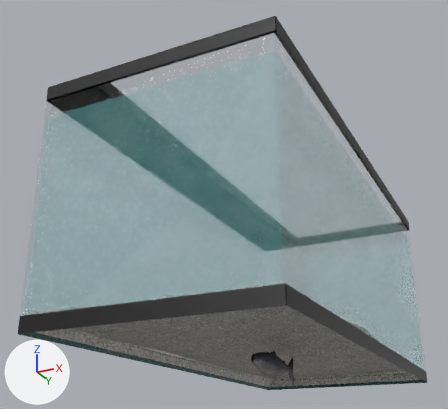
A saved change to the Blender file models/items/items.blend.
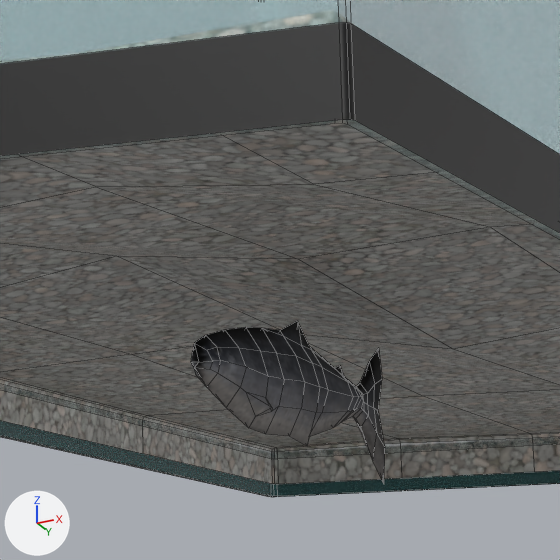
There are two pictures of each version: one whole from a 50 mm lens placed at (0.89, -2.195, -0.311), pointed at (-0.124, -0.167, 0.601), one close up on the part from 46% to 74% of the width and 68% to 99% of the height. Arrows for +X, +Y and +Z are at lower left; the lights stay in place. The close-ups show mesh edges as thin lines.

The older version as bpy lines, for what is in view:
```python
me_cube_005 = bpy.data.meshes.new('Cube.005')
me_cube_005.from_pydata(...)  # 92 vertices, 75 faces; spans x 0.0..0.018, y -0.203..0.203, z -0.064..0.055
me_cube_005.polygons.foreach_set('use_smooth', [True] * 75)
me_cube_005.materials.append(mat_fish)  # picture img_untitled_002
me_cube_006 = bpy.data.meshes.new('Cube.006')
me_cube_006.from_pydata(...)  # 96 vertices, 76 faces; spans x -0.4..0.4, y -0.9..0.9, z 0.0..0.8
# faces by material slot: [18, 8, 45, 5]
me_cube_006.materials.append(mat_aquarium_black)  # black #000000
me_cube_006.materials.append(mat_glass)  # white #e7e7e7
me_cube_006.materials.append(mat_aquarium_floor)  # picture img_pebbles_png
me_cube_006.materials.append(mat_aquarium_water)  # cyan #80e5e7
ob_aquarium = bpy.data.objects.new('aquarium', me_cube_006)
ob_aquarium.location = (0.0, 0.0, 0.0)
_m = ob_aquarium.modifiers.new('Bevel', 'BEVEL')
_m.segments = 2
_m = ob_aquarium.modifiers.new('WeightedNormal', 'WEIGHTED_NORMAL')
ob_cube_002 = bpy.data.objects.new('Cube.002', me_cube_005)
ob_cube_002.location = (0.0, 0.0, 0.0)
_m = ob_cube_002.modifiers.new('Mirror', 'MIRROR')
```
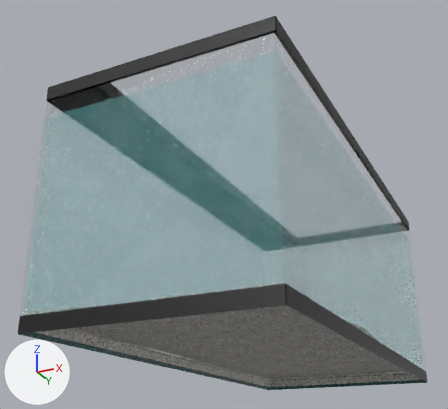
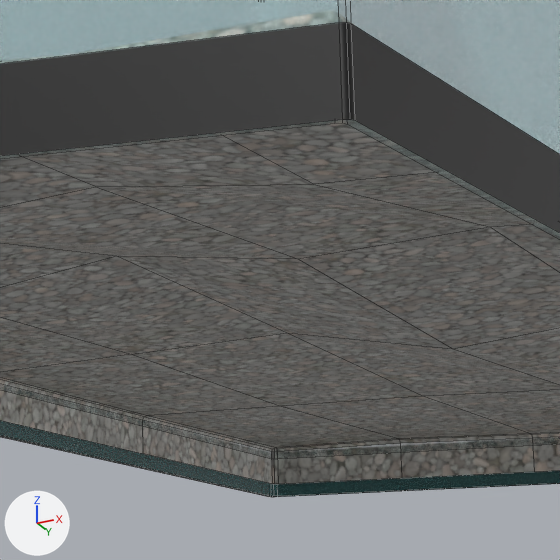
Changed parts and their boxes (x1, y1, x2, y2) in the close-ups (560 x 560 px):
'Cube.002', deleted: before (191, 321, 385, 484)

Edits to the bpy script that builds the scene:
```text
Remove ob_cube_002:
    ob_cube_002 = bpy.data.objects.new('Cube.002', me_cube_005)
    ob_cube_002.location = (0.0, 0.0, 0.0)
    _m = ob_cube_002.modifiers.new('Mirror', 'MIRROR')
```
